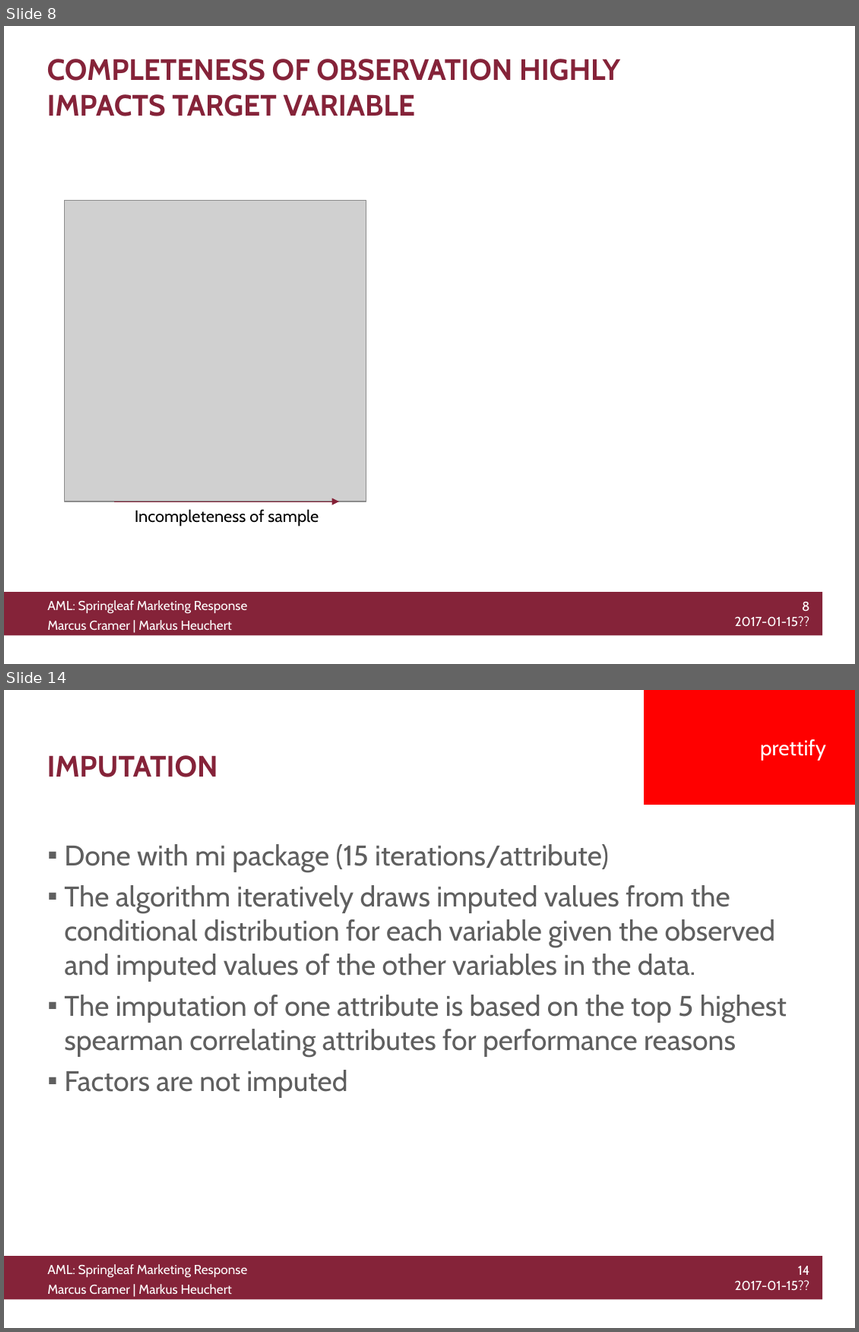
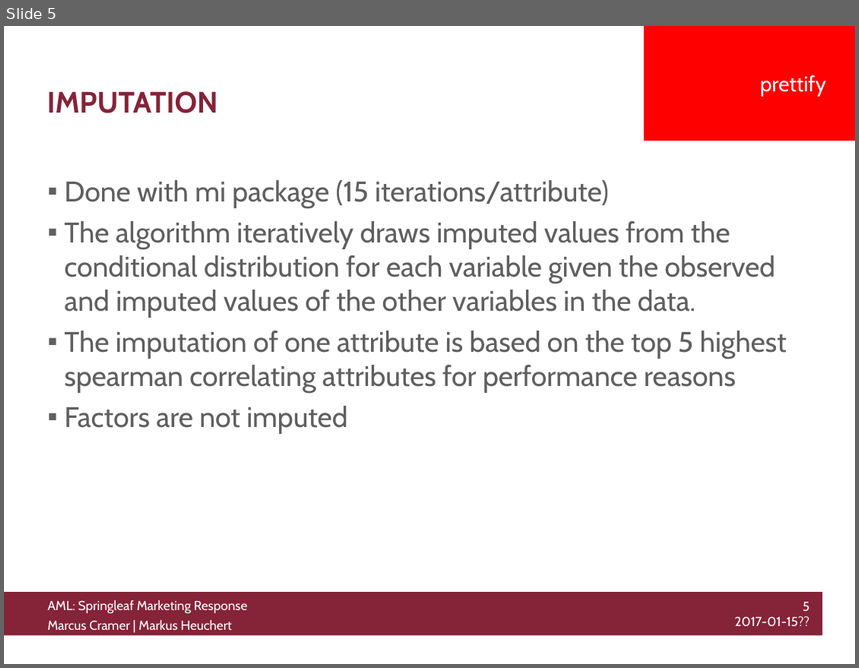
Before and after one commit to knusperman/AML_Springleaf, a slide deck: Presentation/presentation_outline.pptx. Shown one above the other, each under a label of ours: slides 8 and 14 before the commit, slide 5 after it; the slides between them are not shown. The pictures are 859x1332 and 859x668 pixels, drawn with LibreOffice and Linux fonts; fonts in the diff are those of the drawing; grey boxes stand for pictures; background and template pictures are left out. Boxes give left, top, right and bottom in pixels: in the first picture for what was removed or moved away, otherwise in the second. Text is boxed around its words. In the diff, an @@ line names an element or a change of style, - is before the commit and + after.

```diff
--- a/Presentation/presentation_outline.pptx
+++ b/Presentation/presentation_outline.pptx
@@ slide 8 removed at bbox=[4, 26, 855, 664], background #FFFFFF; not listed: 3 template elements that a slide beside it also shows @@
@@ title removed at bbox=[47, 59, 620, 116] @@
-COMPLETENESS OF OBSERVATION HIGHLY IMPACTS TARGET VARIABLE
@@ picture removed at bbox=[65, 201, 366, 502] @@
@@ arrow removed from (115, 502) to (339, 502) @@
@@ text removed at bbox=[135, 509, 319, 526] @@
-Incompleteness of sample
@@ what was slide 14 is now slide 5 @@
@@ text at bbox=[735, 602, 810, 627]: text changed @@
-14
-2017-01-15??
+5
+2017-01-15??
```
Also in this commit, not shown: 3 slides changed, 8 slides added, 10 other slides removed, 1 other file.
